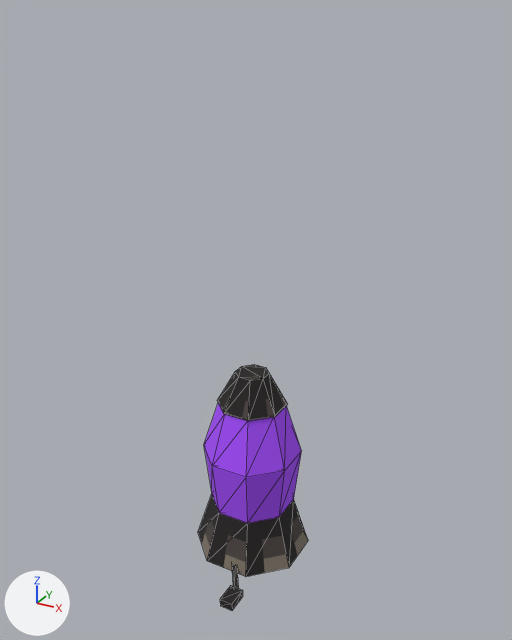
The glTF model apps/client/public/assets/mob_lampada_lava_con_liquido_scolorito.glb: old version first, new version second.
One viewpoint serves both versions: a 50 mm lens placed at (0.891, -1.598, 1.567), pointed at (0.02, -0.013, 0.775). Lighting does not change. The marker at lower left points along +X, +Y and +Z. The first picture is the older version. Mesh edges are drawn as thin lines. Vertices at exactly the same position are counted once.

The first picture shows 'mob_lampada_lava_con_liquido_scolorito'.
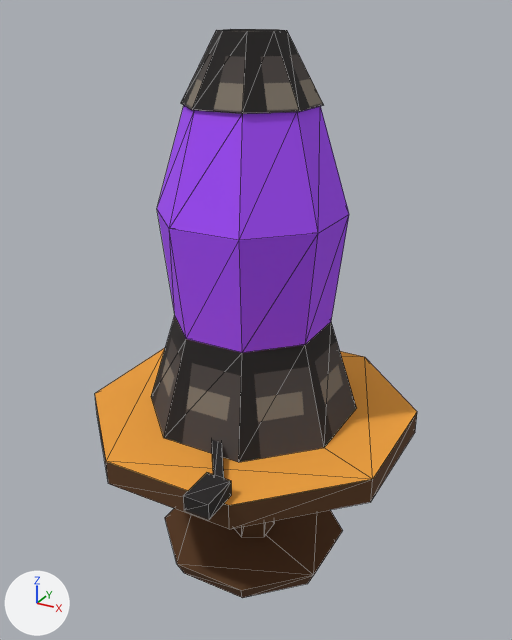
Changed parts and their boxes [x1, y1, x2, y2] in the pictures (512 x 640 px; the box of a moved part takes in the faces that stretch with it):
'mob_lampada_lava_con_liquido_scolorito', reshaped, moved, rescaled (191% wider, 131% taller): before [198, 365, 308, 611]; after [95, 29, 417, 598]
part 1 of me_mob_lampada_lava_con_liquido_scolorito, moved or reshaped: before [198, 403, 308, 577]; after [151, 105, 356, 462]
part 2 of me_mob_lampada_lava_con_liquido_scolorito, moved or reshaped: before [217, 365, 287, 421]; after [181, 29, 324, 114]
part 3 of me_mob_lampada_lava_con_liquido_scolorito, moved or reshaped (mostly hidden before): before [232, 564, 239, 589]; after [212, 439, 224, 478]
part 4 of me_mob_lampada_lava_con_liquido_scolorito, moved or reshaped: before [220, 586, 243, 611]; after [183, 473, 231, 520]
part 5 of me_mob_lampada_lava_con_liquido_scolorito, added: after [234, 521, 274, 537]
part 6 of me_mob_lampada_lava_con_liquido_scolorito, added (brown): after [165, 509, 343, 598]
part 7 of me_mob_lampada_lava_con_liquido_scolorito, added (orange): after [95, 348, 417, 529]

The edits, one by one:
me_mob_lampada_lava_con_liquido_scolorito is used by ob_mob_lampada_lava_con_liquido_scolorito; location (0.0, -0.067, 0.296); scale (0.304, 0.304, 0.304).
me_mob_lampada_lava_con_liquido_scolorito had 95 vertices, 144 faces and spanned x -0.55..0.55, y -0.77..0.77, z -1.0..1.0.
me_mob_lampada_lava_con_liquido_scolorito now has 139 vertices, 204 faces and spans x -0.58..0.58, y -0.63..0.63, z -1.0..1.0.
me_mob_lampada_lava_con_liquido_scolorito part 1: the loose piece of 32 vertices spanning x -0.55..0.55, y -0.33..0.77, z -0.98..0.67 is scaled about its middle by 0.679, then moved by (0.0, -0.18, 0.37).
me_mob_lampada_lava_con_liquido_scolorito part 2: the loose piece of 16 vertices spanning x -0.32..0.32, y -0.1..0.54, z 0.67..1.0 is scaled about its middle by 0.679, then moved by (0.0, -0.18, 0.05).
me_mob_lampada_lava_con_liquido_scolorito part 3: the loose piece of 8 vertices spanning x -0.02..0.29, y -0.59..-0.16, z -1.0..-0.89 is scaled about its middle by 0.679, then moved by (-0.04, 0.01, 0.62).
me_mob_lampada_lava_con_liquido_scolorito part 4: the loose piece of 8 vertices spanning x 0.2..0.33, y -0.77..-0.57, z -0.98..-0.89 is scaled about its middle by 0.679, then moved by (-0.08, 0.11, 0.62).
me_mob_lampada_lava_con_liquido_scolorito part 5: the loose piece of 12 vertices spanning x -0.26..0.06, y 0.1..0.47, z -0.05..0.18 is copied, and the copy is scaled about its middle by (0.531, 0.532, 2.17), then moved by (0.1, -0.24, -0.75); it spans x -0.08..0.08, y -0.05..0.14, z -0.93..-0.43.
me_mob_lampada_lava_con_liquido_scolorito part 6: a new loose piece of 16 vertices spanning x -0.35..0.35, y -0.31..0.39, z -1.0..-0.93, in mat_mat_atlas (picture img_atlas).
me_mob_lampada_lava_con_liquido_scolorito part 7: a new loose piece of 16 vertices spanning x -0.58..0.58, y -0.54..0.63, z -0.43..-0.34, in mat_mat_atlas (picture img_atlas).
Other edits to the shape of me_mob_lampada_lava_con_liquido_scolorito do not show in these pictures.
Object 'mob_lampada_lava_con_liquido_scolorito' (ob_mob_lampada_lava_con_liquido_scolorito) moves from (0.0, -0.067, 0.296) to (0.0, -0.033, 0.76).
Object 'mob_lampada_lava_con_liquido_scolorito' (ob_mob_lampada_lava_con_liquido_scolorito) is rescaled from (0.304, 0.304, 0.304) to (0.76, 0.76, 0.76).
